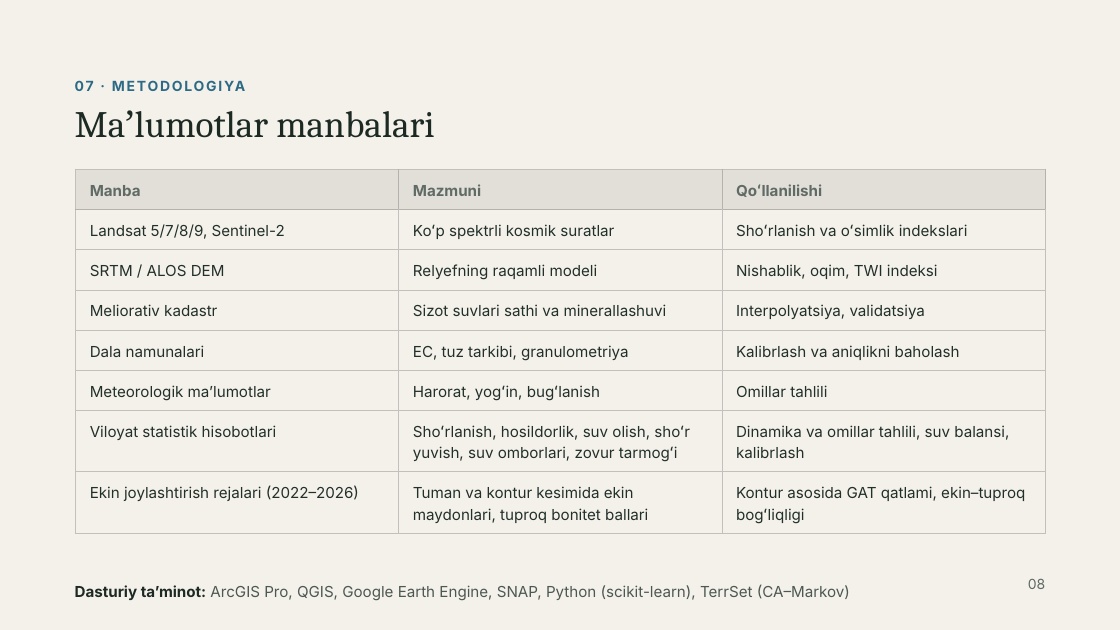
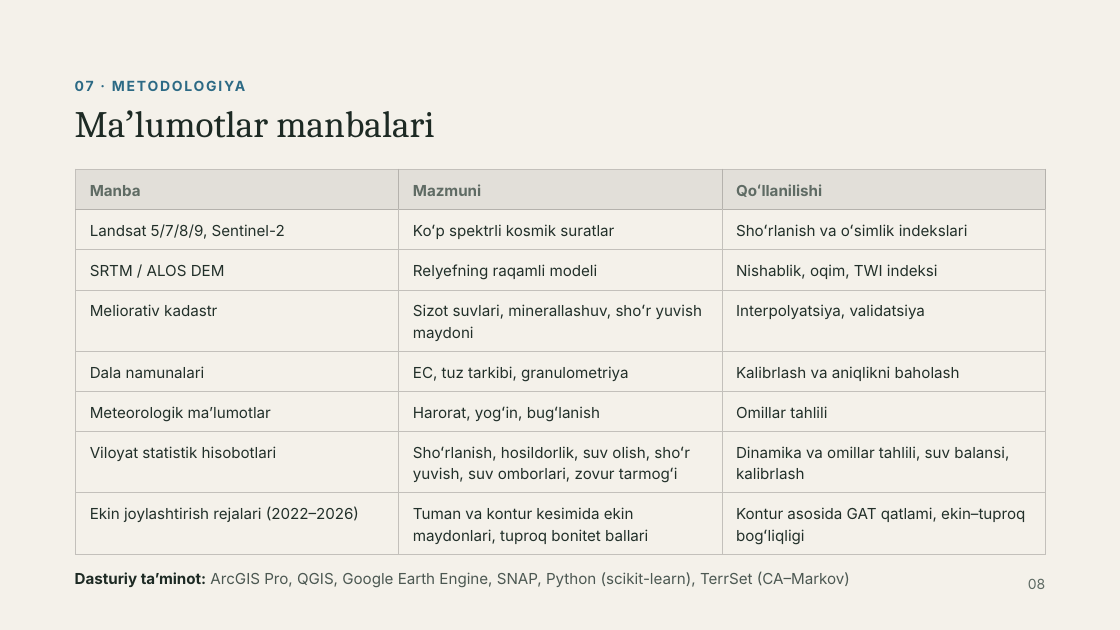
Before and after one commit to Rasuljon007/mirzohid-loyiha, a slide deck: slide 8 of Garbiy_Farg_ona_tuproqlari_GAT_asosida_bashoratlash.pptx. Drawn at 1120x630 pixels with LibreOffice and Linux fonts; fonts in the diff are those of the drawing. Boxes give left, top, right and bottom in pixels: in the first picture for what was removed or moved away, otherwise in the second. Text is boxed around its words. In the diff, an @@ line names an element or a change of style, - is before the commit and + after.

```diff
--- a/Garbiy_Farg_ona_tuproqlari_GAT_asosida_bashoratlash.pptx
+++ b/Garbiy_Farg_ona_tuproqlari_GAT_asosida_bashoratlash.pptx
@@ table at bbox=[76, 169, 1046, 548] @@
-row 4, column 2: Sizot suvlari sathi va minerallashuvi
+row 4, column 2: Sizot suvlari, minerallashuv, shoʻr yuvish maydoni
@@ text "Dasturiy taʼminot: ArcGIS Pro, QGIS, ...": place and size @@
-text "Dasturiy taʼminot: ArcGIS Pro, QGIS, ..." at bbox=[75, 584, 850, 600]
+text "Dasturiy taʼminot: ArcGIS Pro, QGIS, ..." at bbox=[75, 571, 850, 587]
```
Also in this commit, not shown: 6 other slides changed, 3 slides added.
